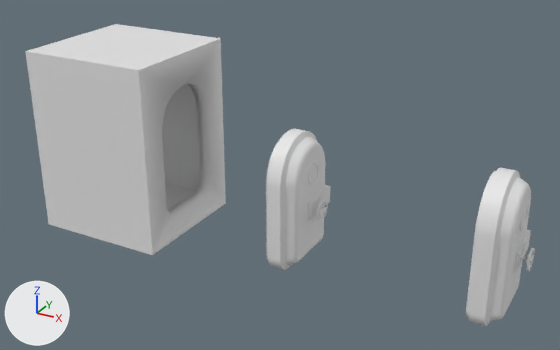
Renders of the Blender file Models/GroupD/Factory Kit/Rooms/Smelter Room/Wall/FI-077 Smeltery DoorFrame.blend from each side of a commit.
The view is the same before and after, from a 50 mm lens placed at (4.74, -8.85, 5.66), pointed at (-0.11, -0.04, 1.26). Lighting does not change. The marker at lower left points along +X, +Y and +Z.

In view in the first picture: 'Cube.002', 'Cube.005', 'Cube.007', 'FI-76 Smeltery DoorFrame', 'FI-76 Smeltery DoorFrame.001', 'FI-76 Smeltery DoorFrame.003', 'FI-76 Smeltery DoorFrame.004'.
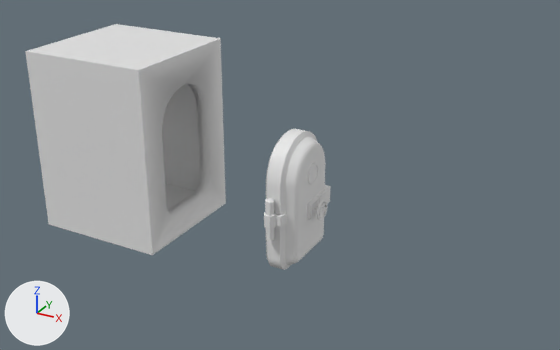
Changed parts and their boxes (x1, y1, x2, y2) in the pictures (560 x 350 px):
```json
{"object": "FI-76 Smeltery DoorFrame.001", "change": "reshaped, modifiers changed", "before": [266, 129, 326, 270], "after": [266, 129, 331, 270], "on screen": "8% wider"}
{"object": "FI-76 Smeltery DoorFrame.004", "change": "hidden", "before": [466, 167, 531, 326]}
{"object": "Hinge", "change": "added", "after": [264, 198, 287, 241]}
{"object": "Cube.007", "change": "hidden", "before": [514, 243, 535, 271]}
{"object": "Cube.002", "change": "no longer drawn", "before": [317, 185, 331, 208]}
{"object": "FI-76 Smeltery DoorFrame.003", "change": "hidden", "before": [520, 206, 528, 231]}
{"object": "Cube.005", "change": "hidden", "before": [522, 229, 531, 256]}
{"part": 3, "of": "me_cube_001", "change": "built on", "before": [285, 211, 296, 259], "after": [285, 211, 296, 259]}
```

Scene script edits in JSON lines:
```json
{"block": "me_cube_001", "where": "# used by ob_fi_76_smeltery_doorframe_001; location = (0.0, 0.0, 0.0)"}
{"op": "remove", "block": "me_cube_001", "code": "me_cube_001.from_pydata(...)  # 928 vertices, 760 faces; spans x -0.05..0.38, y -0.59..0.59, z 0.0..1.93"}
{"op": "add", "block": "me_cube_001", "code": "me_cube_001.from_pydata(...)  # 3772 vertices, 3456 faces; spans x -0.05..0.56, y -0.59..0.59, z 0.0..1.93"}
{"block": "me_cube_001", "change": "me_cube_001 part 1: a new loose piece, a 32-sided cylinder along x spanning x 0.429..0.473, y -0.024..0.016, z 0.822..0.862"}
{"block": "me_cube_001", "change": "me_cube_001 part 2: a new loose piece, a 32-sided cylinder along x spanning x 0.287..0.331, y -0.023..0.016, z 0.82..0.86"}
{"block": "me_cube_001", "change": "me_cube_001 part 3: 2 vertices moved within x 0.38, y -0.41..0.41, z 0.18; 106 vertices removed from x 0.38, y -0.44..0.44, z 0.15..1.78; 2822 vertices added at x 0.2..0.56, y -0.47..0.55, z 0.13..1.8"}
{"op": "add", "block": "me_cylinder_004", "code": ["me_cylinder_004 = bpy.data.meshes.new('Cylinder.004')", "me_cylinder_004.from_pydata(...)  # 70 vertices, 65 faces; spans x -1.73..0.79, y -2.11..1.0, z -3.56..3.56"]}
{"op": "remove", "block": "ob_fi_76_smeltery_doorframe_001", "code": "_m = ob_fi_76_smeltery_doorframe_001.modifiers.new('Bevel', 'BEVEL')"}
{"op": "remove", "block": "ob_fi_76_smeltery_doorframe_001", "code": "_m.width = 0.05"}
{"op": "remove", "block": "ob_fi_76_smeltery_doorframe_001", "code": "_m.width_pct = 0.05"}
{"op": "remove", "block": "ob_fi_76_smeltery_doorframe_001", "code": "_m.segments = 5"}
{"op": "remove", "block": "ob_fi_76_smeltery_doorframe_001", "code": "_m.limit_method = 'WEIGHT'"}
{"op": "remove", "block": "ob_fi_76_smeltery_doorframe_001", "code": "_m.use_clamp_overlap = False"}
{"op": "add", "block": "ob_fi_76_smeltery_doorframe_003", "code": "ob_fi_76_smeltery_doorframe_003.hide_set(True)"}
{"op": "add", "block": "ob_fi_76_smeltery_doorframe_004", "code": "ob_fi_76_smeltery_doorframe_004.hide_set(True)"}
{"op": "add", "block": "ob_cube_005", "code": "ob_cube_005.hide_set(True)"}
{"op": "add", "block": "ob_cube_007", "code": "ob_cube_007.hide_set(True)"}
{"op": "add", "block": "ob_hinge", "code": ["ob_hinge = bpy.data.objects.new('Hinge', me_cylinder_004)", "ob_hinge.location = (0.084, -0.595, 0.876)", "ob_hinge.rotation_euler = (0.0, 0.0, 1.571)  # degrees (0, 0, 90)", "ob_hinge.scale = (0.0898, 0.0898, 0.0898)"]}
```
